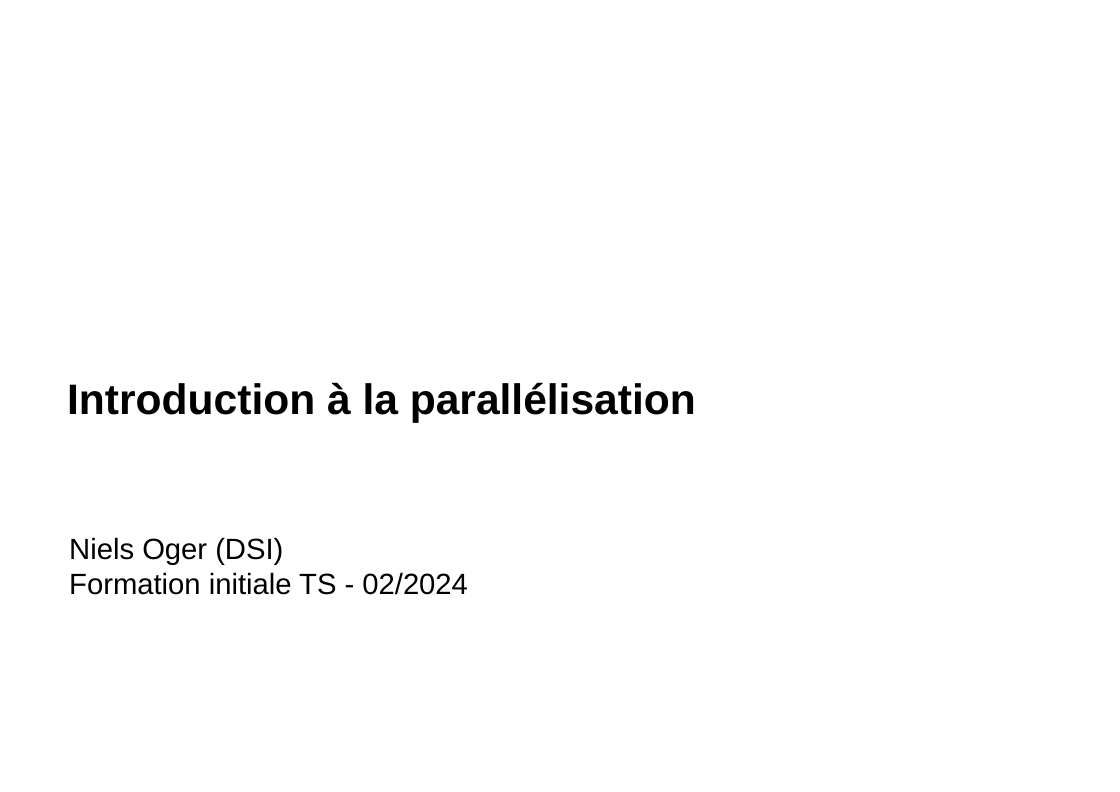
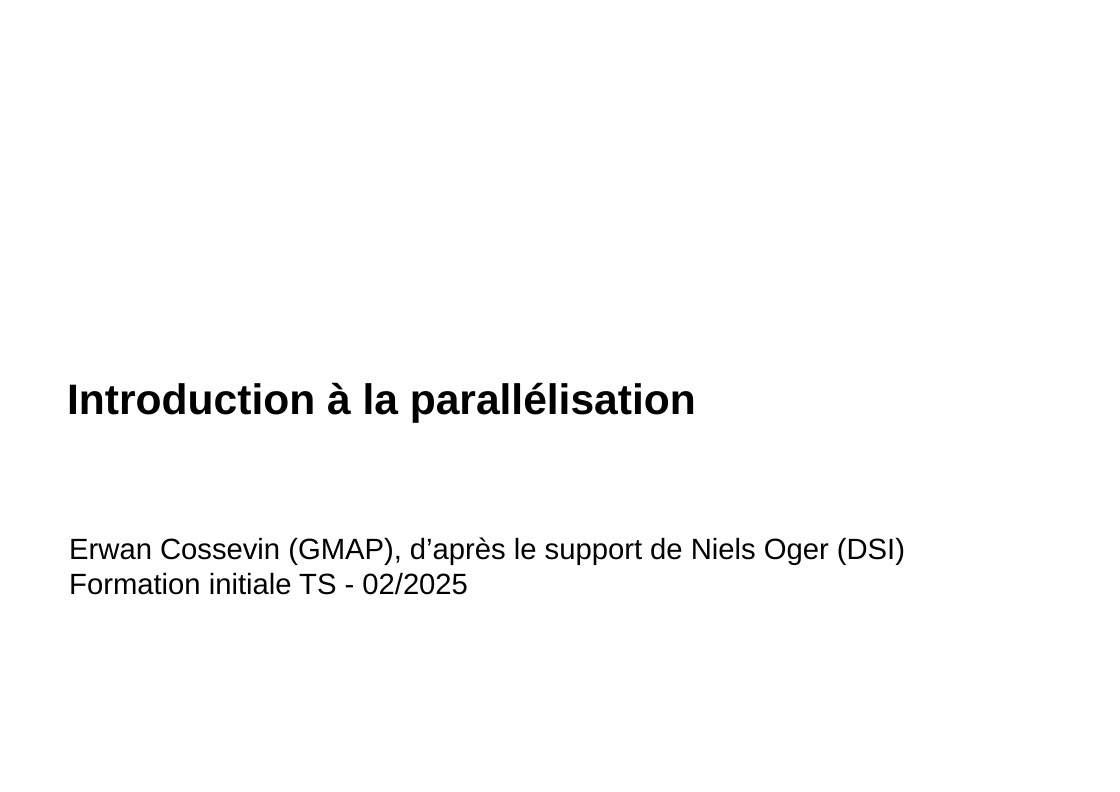
Before and after one commit to dareg/intro_parallelisation, a slide deck: slide 1 of IntroductionParallelisation.odp. Drawn at 1120x792 pixels with LibreOffice and Linux fonts; fonts in the diff are those of the drawing; background and template pictures are left out. Boxes give left, top, right and bottom in pixels: in the first picture for what was removed or moved away, otherwise in the second. Text is boxed around its words. In the diff, an @@ line names an element or a change of style, - is before the commit and + after.

```diff
--- a/IntroductionParallelisation.odp
+++ b/IntroductionParallelisation.odp
@@ title at [69, 537, 905, 595]: text changed @@
-Niels Oger (DSI)
-Formation initiale TS - 02/2024
+Erwan Cossevin (GMAP), d’après le support de Niels Oger (DSI)
+Formation initiale TS - 02/2025
```
Also in this commit, not shown: 22 other slides changed, 1 other file.
